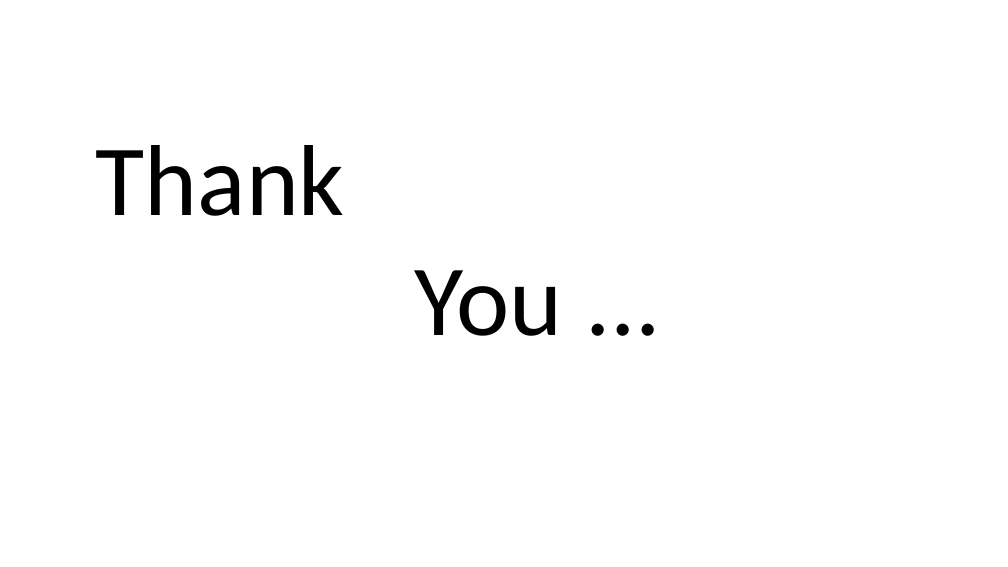
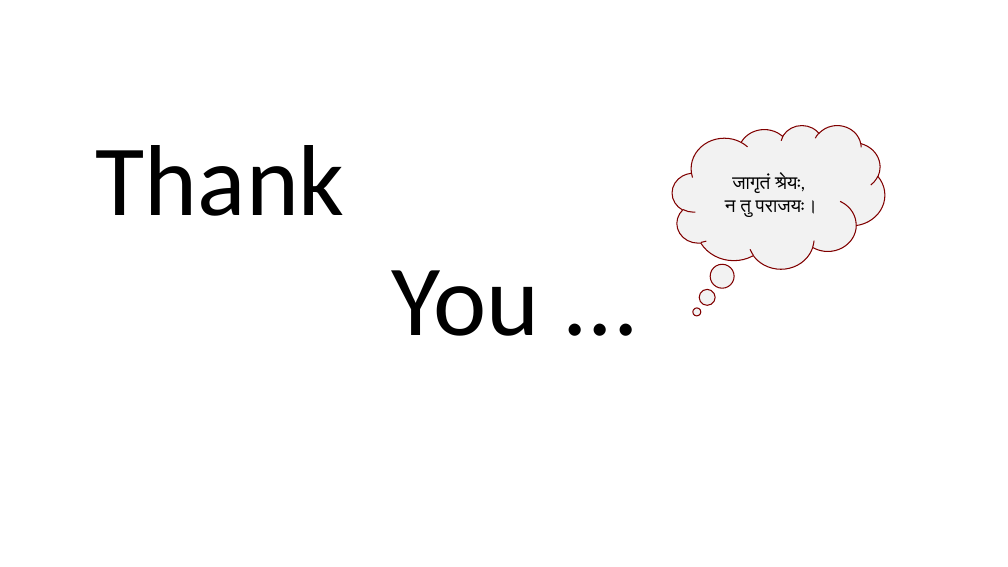
Before and after one commit to swarnavdas15/CEHv13-MajorProject.github.io, a slide deck: slide 15 of MajorProject_SwarnavDas.pptx. Drawn at 1008x567 pixels with LibreOffice and Linux fonts; fonts in the diff are those of the drawing. Boxes give left, top, right and bottom in pixels: in the first picture for what was removed or moved away, otherwise in the second. Text is boxed around its words. In the diff, an @@ line names an element or a change of style, - is before the commit and + after.

```diff
--- a/MajorProject_SwarnavDas.pptx
+++ b/MajorProject_SwarnavDas.pptx
@@ text "Thank" rewrapped from box(96, 145, 563, 336) to box(96, 145, 540, 336) @@
@@ thought cloud added at box(672, 125, 885, 268), fill #F2F2F2, outline #800000 1 pt, 18 pt, text #000000 @@
+जागृतं श्रेयः,
+न तु पराजयः।
```
Also in this commit, not shown: 1 other file.
